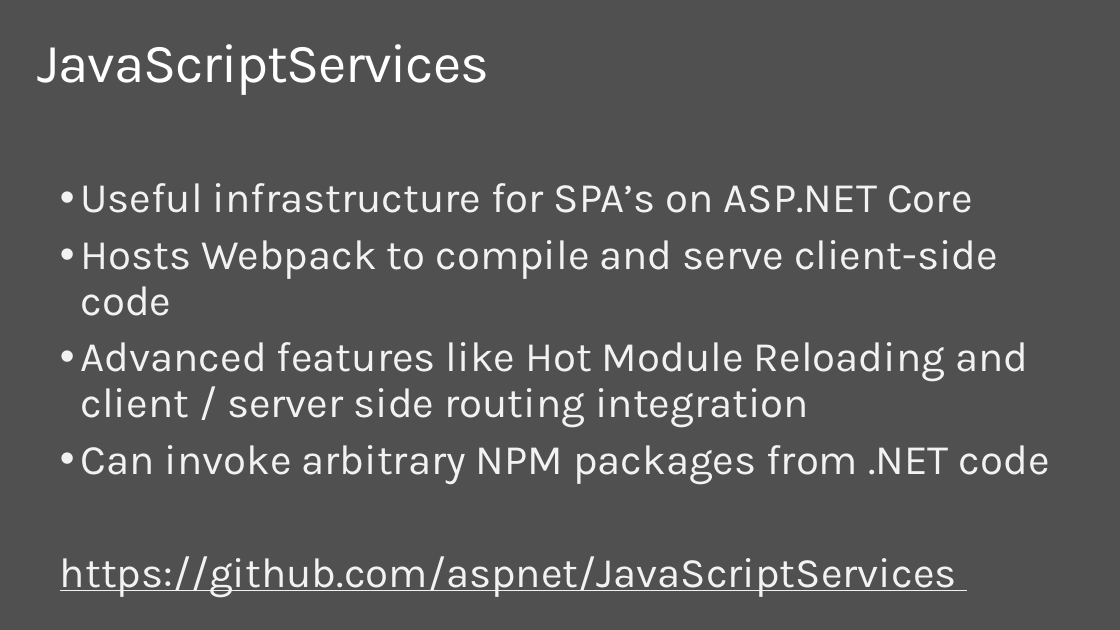
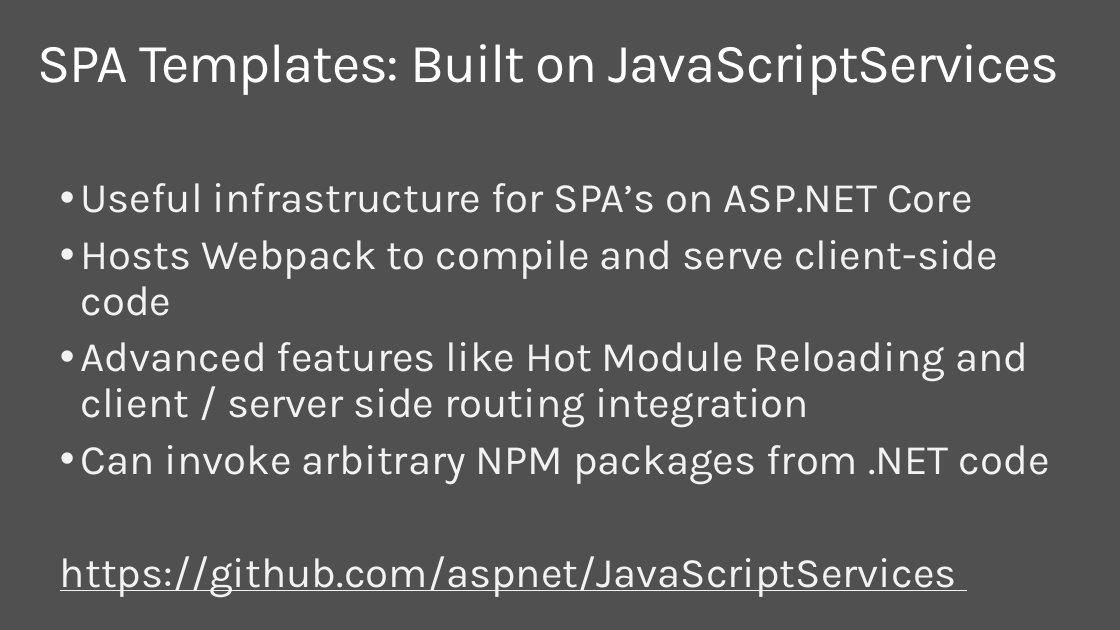
Before and after one commit to dotnet-presentations/dotnetcore-workshop, a slide deck: slide 18 of 2-Web-Dev/netcore-workshop-webdev.pptx (slide 19 before the commit). Drawn at 1120x630 pixels with LibreOffice and Linux fonts; fonts in the diff are those of the drawing; background and template pictures are left out. Boxes give left, top, right and bottom in pixels: in the first picture for what was removed or moved away, otherwise in the second. Text is boxed around its words. In the diff, an @@ line names an element or a change of style, - is before the commit and + after.

```diff
--- a/2-Web-Dev/netcore-workshop-webdev.pptx
+++ b/2-Web-Dev/netcore-workshop-webdev.pptx
@@ title at box(38, 44, 1060, 95): text changed @@
-JavaScriptServices
+SPA Templates: Built on JavaScriptServices
```
Also in this commit, not shown: 3 other slides changed, 1 slide added, 2 slides removed.
